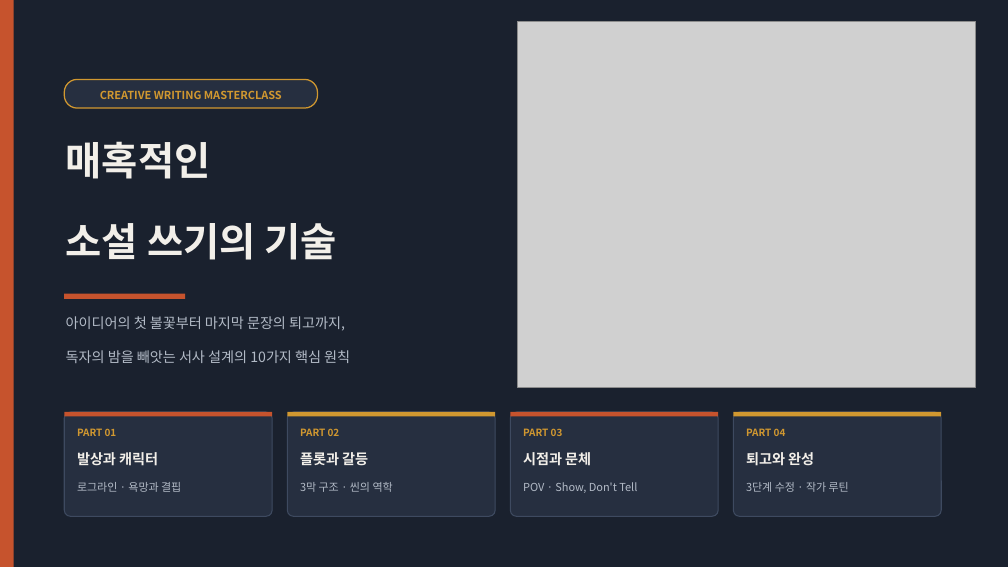
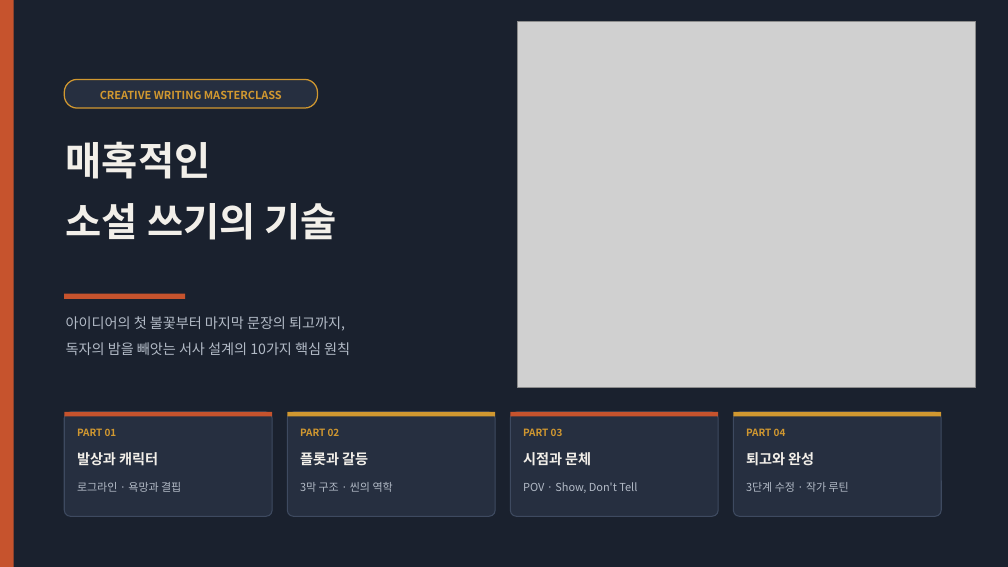
Before and after one commit to lietzsche/dev-lab, a slide deck: slide 1 of 소설쓰기_가이드.pptx. Drawn at 1008x567 pixels with LibreOffice and Linux fonts; fonts in the diff are those of the drawing; grey boxes stand for pictures. Boxes give left, top, right and bottom in pixels: in the first picture for what was removed or moved away, otherwise in the second. Text is boxed around its words. In the diff, an @@ line names an element or a change of style, - is before the commit and + after.

```diff
--- a/소설쓰기_가이드.pptx
+++ b/소설쓰기_가이드.pptx
@@ text "매혹적인": place and size @@
-text "매혹적인" at [66,223,337,260]
+text "매혹적인" at [66,141,337,240]
@@ text at [66,342,350,355]: paragraph added @@
+독자의 밤을 빼앗는 서사 설계의 10가지 핵심 원칙
@@ text removed at [66,350,350,363] @@
-독자의 밤을 빼앗는 서사 설계의 10가지 핵심 원칙
```
Also in this commit, not shown: 5 other slides changed, 8 other files.
